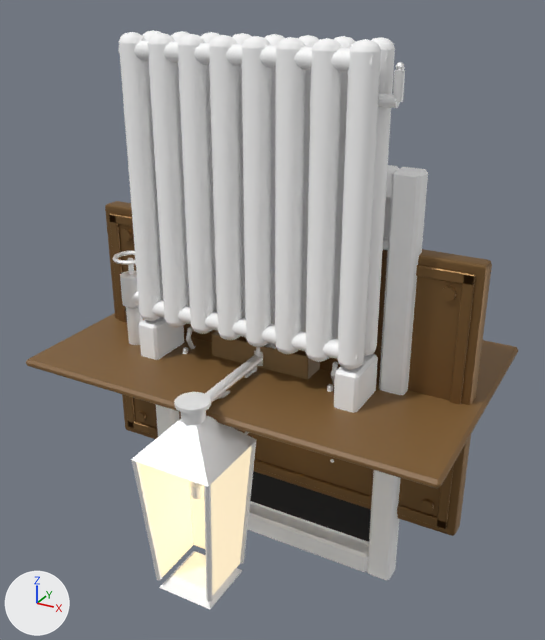
An edit to the Blender file art/blender/v2_entry_vestibule.blend, drawn before and after from the same camera.
Before and after are seen from a 50 mm lens placed at (0.73, -1.35, 0.77), pointed at (0.03, -0.07, 0.13). Arrows for +X, +Y and +Z are at lower left; the lights stay in place. The first picture is the older version.

In view in the first picture: 'bronze_plaque__bronze', 'directory_board__felt', 'directory_board__oak', 'door_mat__coir', 'gas_lantern__iron', 'gas_lantern__pane_lit', 'mantle_carton__card', 'radiator__radiator', 'radiator__valve_brass' and 3 more.
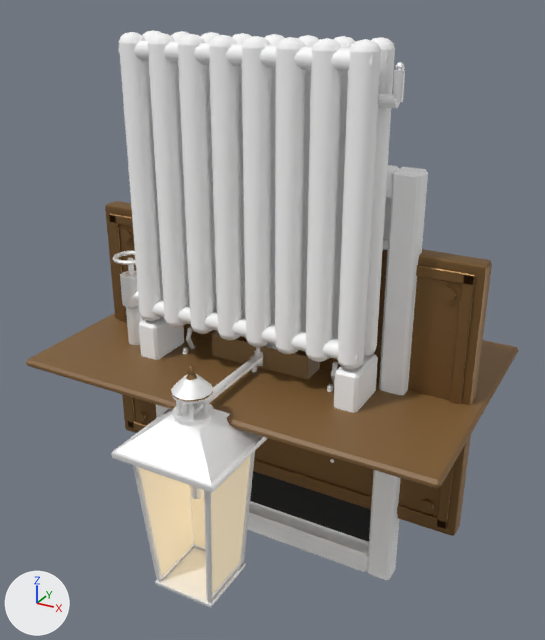
Patch to the scene script:
```diff
--- a/art/blender/v2_entry_vestibule.blend.py
+++ b/art/blender/v2_entry_vestibule.blend.py
@@ mat_pane_lit @@
 mat_pane_lit.emission_color = (1.0, 0.82, 0.55)  # beige #ffeac4
-mat_pane_lit.emission_strength = 0.7
+mat_pane_lit.emission_strength = 0.38
@@ me_gas_lantern__iron @@
-me_gas_lantern__iron.from_pydata(...)  # 472 vertices, 876 faces; spans x -0.088..0.088, y -0.419..0.0, z -0.402..0.09
+me_gas_lantern__iron.from_pydata(...)  # 1116 vertices, 2096 faces; spans x -0.113..0.113, y -0.444..0.0, z -0.403..0.113
+# me_gas_lantern__iron part 1: a new loose piece, a 12-sided cylinder along y spanning x -0.01..0.01, y -0.33..-0.043, z 0.03..0.05, in mat_iron (its picture is missing)
+# me_gas_lantern__iron part 2: a new loose piece, a 12-sided cylinder along z spanning x -0.012..0.012, y -0.342..-0.318, z 0.003..0.047, in mat_iron (its picture is missing)
+# me_gas_lantern__iron part 3: a new loose piece, a 12-sided cylinder along z spanning x -0.04..0.04, y -0.37..-0.29, z 0.027..0.037, in mat_iron (its picture is missing)
+# me_gas_lantern__iron part 4: a new loose piece, a 12-sided cylinder along z spanning x -0.039..0.039, y -0.369..-0.291, z 0.074..0.084, in mat_iron (its picture is missing)
+# me_gas_lantern__iron part 5: a new loose piece, a 12-sided cut cone along z (radius 0.04 at the low end, 0.015 at the high end) spanning x -0.04..0.04, y -0.37..-0.29, z 0.083..0.109, in mat_iron (its picture is missing)
+# me_gas_lantern__iron part 6: a new loose piece, an 8-sided cylinder along z spanning x 0.026..0.034, y -0.334..-0.326, z 0.035..0.079, in mat_iron (its picture is missing)
+# me_gas_lantern__iron part 7: a new loose piece, an 8-sided cylinder along z spanning x -0.019..-0.011, y -0.36..-0.352, z 0.035..0.079, in mat_iron (its picture is missing)
+# me_gas_lantern__iron part 8: a new loose piece, an 8-sided cylinder along z spanning x 0.011..0.019, y -0.36..-0.352, z 0.035..0.079, in mat_iron (its picture is missing)
+# me_gas_lantern__iron part 9: a new loose piece, an 8-sided cylinder along y spanning x -0.064..-0.056, y -0.39..-0.27, z -0.354..-0.346, in mat_iron (its picture is missing)
+# me_gas_lantern__iron part 10: a new loose piece, an 8-sided cylinder along y spanning x 0.056..0.064, y -0.39..-0.27, z -0.354..-0.346, in mat_iron (its picture is missing)
+# me_gas_lantern__iron part 11: the loose piece of 40 vertices spanning x -0.007..0.007, y -0.301..-0.017, z -0.086..0.047 is rebuilt with 100 vertices and now spans x -0.01..0.01, y -0.321..-0.025, z -0.096..0.019
+# me_gas_lantern__iron part 12: the loose piece of 8 vertices spanning x -0.088..0.088, y -0.418..-0.242, z -0.05..0.02 is rebuilt with 8 vertices and now spans x -0.109..0.109, y -0.439..-0.221, z -0.027..0.027
+# me_gas_lantern__iron part 13: the loose piece of 8 vertices spanning x -0.064..0.064, y -0.394..-0.266, z -0.374..-0.35 is rebuilt with 8 vertices and now spans x -0.064..0.064, y -0.394..-0.266, z -0.382..-0.356
+# me_gas_lantern__iron part 14: a new loose piece of 56 vertices spanning x -0.113..0.113, y -0.444..-0.217, z -0.04..-0.026, in mat_iron (its picture is missing)
+# me_gas_lantern__iron part 15: a new loose piece of 56 vertices spanning x -0.069..0.069, y -0.4..-0.261, z -0.364..-0.354, in mat_iron (its picture is missing)
+# me_gas_lantern__iron part 16: 10 loose pieces with 254 vertices, spanning x -0.042..0.042, y -0.365..-0.019, z -0.402..0.067, are deleted
+# me_gas_lantern__iron part 17: 106 vertices removed from x -0.088..0.088, y -0.271..-0.09, z -0.351..0.025; 24 vertices added at x -0.089..0.089, y -0.272..-0.243, z -0.351..-0.049
+# me_gas_lantern__iron part 18: 16 vertices removed from x -0.088..0.088, y -0.416..-0.389, z -0.351..-0.049; 24 vertices added at x -0.089..0.089, y -0.417..-0.388, z -0.351..-0.049
+# other edits to the shape of me_gas_lantern__iron do not show in these pictures
 me_gas_lantern__iron.materials.append(mat_iron)
@@ ob_gas_lantern__bronze @@
+ob_gas_lantern__bronze = bpy.data.objects.new('gas_lantern__bronze', me_gas_lantern__bronze)  # 372 vertices, 712 faces; spans x -0.049..0.049, y -0.37..-0.031, z -0.089..0.134; in mat_bronze (its picture is missing)
+ob_gas_lantern__bronze.location = (0.0, 0.0, 0.0)
```

Location of each change, [x1, y1, x2, y2] in pixels of the pictures (545 x 640 px; the box of a moved part takes in the faces that stretch with it):
'gas_lantern__iron', reshaped: before [131, 345, 276, 609]; after [111, 343, 296, 608]
'gas_lantern__pane_lit', surface changed: [140, 456, 250, 595] in both
'gas_lantern__bronze', added: after [171, 365, 213, 402]
part 1 of me_gas_lantern__iron, added: after [194, 357, 259, 409]
part 2 of me_gas_lantern__iron, added: after [187, 405, 200, 414]
part 3 of me_gas_lantern__iron, added: after [172, 403, 214, 426]
part 4 of me_gas_lantern__iron, added: after [172, 393, 213, 404]
part 5 of me_gas_lantern__iron, added: after [171, 374, 214, 400]
part 6 of me_gas_lantern__iron, added: after [204, 400, 209, 416]
part 7 of me_gas_lantern__iron, added: after [176, 401, 181, 416]
part 8 of me_gas_lantern__iron, added: after [189, 404, 194, 420]
part 9 of me_gas_lantern__iron, added: after [161, 544, 194, 580]
part 10 of me_gas_lantern__iron, added: after [212, 563, 241, 598]
part 11 of me_gas_lantern__iron, rebuilt (not visible afterwards): before [212, 390, 230, 402]
part 12 of me_gas_lantern__iron, rebuilt (15% wider, 7% taller): before [131, 416, 256, 486]; after [116, 409, 260, 484]
part 13 of me_gas_lantern__iron, rebuilt (not visible afterwards): before [159, 551, 242, 609]
part 14 of me_gas_lantern__iron, added: after [111, 409, 268, 493]
part 15 of me_gas_lantern__iron, added: after [155, 547, 246, 608]
part 16 of me_gas_lantern__iron, deleted: before [174, 345, 276, 426]
part 17 of me_gas_lantern__iron, reshaped (mostly hidden): before [189, 371, 256, 564]; after [189, 451, 255, 564]
part 18 of me_gas_lantern__iron, moved or reshaped: before [132, 460, 213, 602]; after [133, 465, 212, 602]
